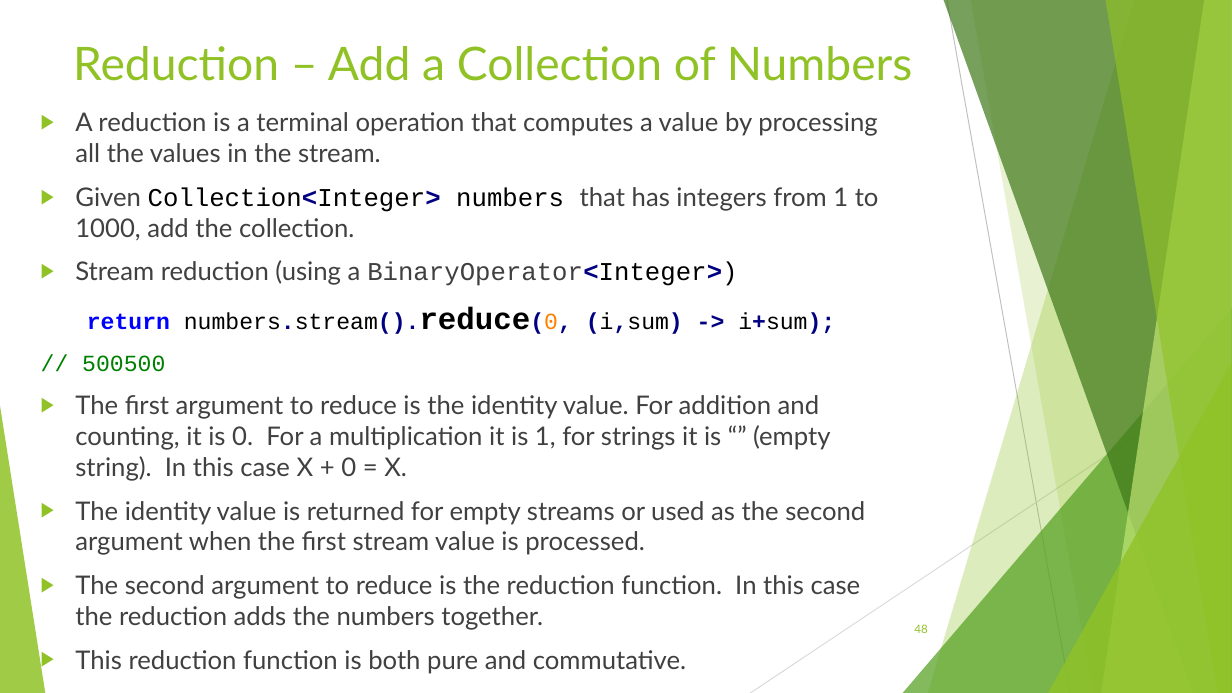
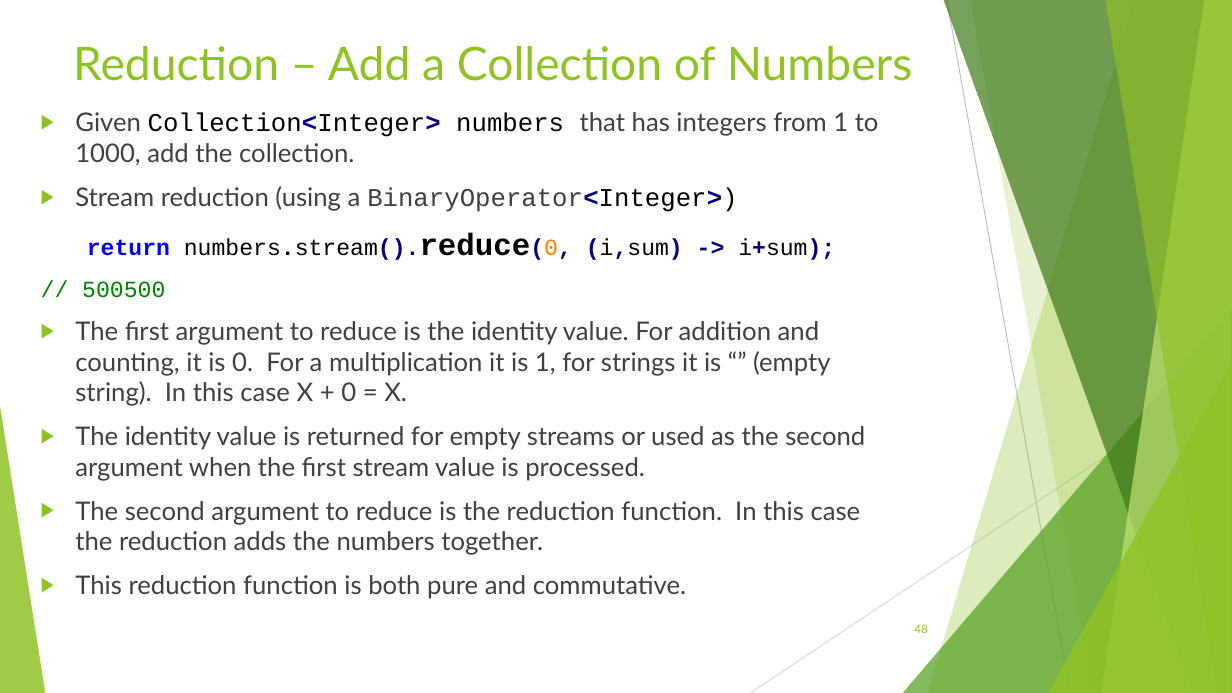
Before and after one commit to RichardRoda/2017-CodePaLOUsa-Lambda, a slide deck: slide 48 of Learning to Love the Lambda in the Stream.pptx. Drawn at 1232x693 pixels with LibreOffice and Linux fonts; fonts in the diff are those of the drawing. Boxes give left, top, right and bottom in pixels: in the first picture for what was removed or moved away, otherwise in the second. Text is boxed around its words. In the diff, an @@ line names an element or a change of style, - is before the commit and + after.

```diff
--- a/Learning to Love the Lambda in the Stream.pptx
+++ b/Learning to Love the Lambda in the Stream.pptx
@@ text at (75, 112, 878, 162): paragraph removed @@
-▶ A reduction is a terminal operation that computes a value by processing all the values in the stream.
```
Also in this commit, not shown: 14 other slides changed, 1 other file.
